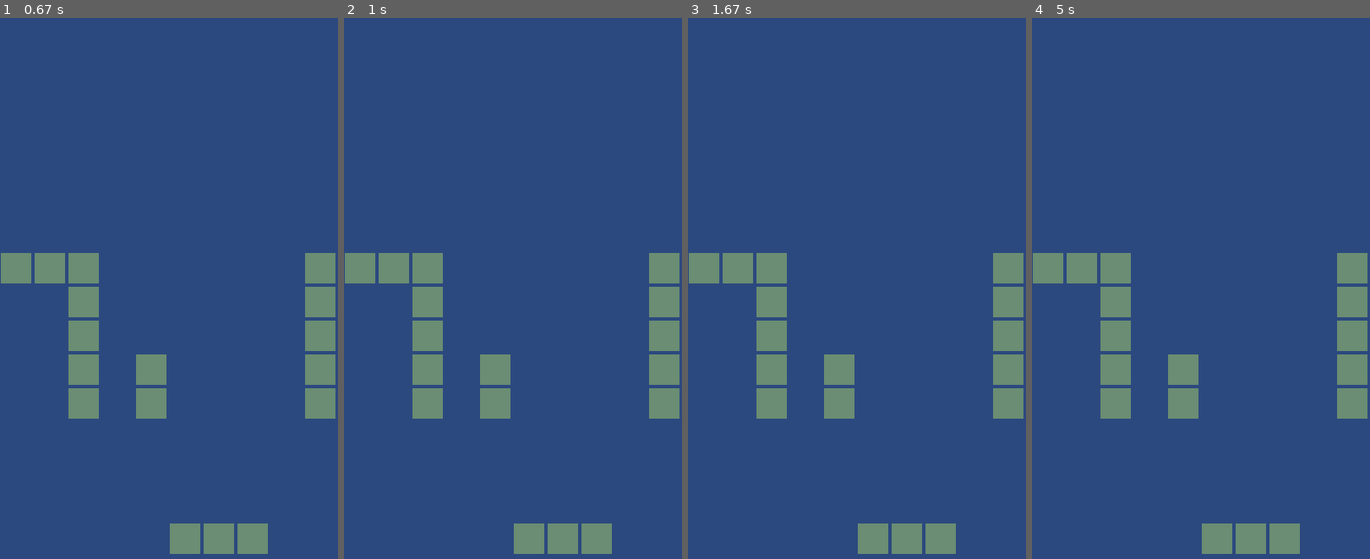
Above: before the commit, frames 1-4 (left to right).
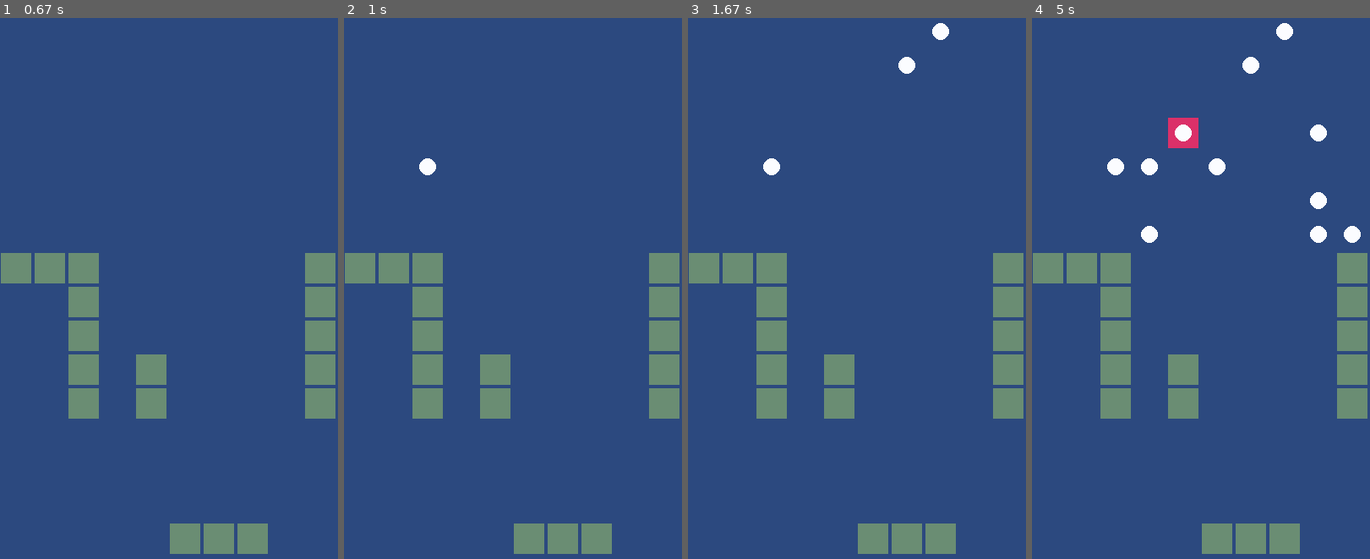
Above: after the commit, the same moments.

Repository: 8ctopotamus/battleship-pygame
Game: pygame game, started from main.py
Two runs of this game, one before a commit and one after it. Both use one fixed random seed, a clock stepped at 60 frames per second and the inputs below.
Inputs (mouse positions are in pixels of both pictures, inside the frame that each line leads up to):
- Up to frame 1 (0.67 s): click (169, 250) at 0.38 s
- Up to frame 2 (1 s): click (408, 153) at 0.72 s
- Up to frame 3 (1.67 s): click (outside the picture) at 1.05 s; click (863, 23) at 1.38 s
- Up to frame 4 (5 s): click (1190, 137) at 1.72 s; click (1153, 115) at 2.05 s; click (1288, 191) at 2.38 s; click (1322, 196) at 2.72 s; click (1102, 120) at 3.05 s; click (1275, 88) at 3.42 s; click (1102, 212) at 3.92 s; click (1268, 164) at 4.72 s

Frame 1 is identical in both runs. In frame 2, 0.1% of the frame differs, in the area x 22-28%, y 25-30%; in frame 3, 0.4%; in frame 4, 1.7%, in the area x 22-98%, y 0-42%.

Commit message:
Human.shoot()

Diff:
--- a/main.py
+++ b/main.py
@@ -17,24 +17,30 @@
 
 class Cell:
   def __init__(self, x, y, value, visible=False):
-    self.value = value
+    self.value = value # 0 = empty, 1 = ship, 2 = hit
     self.visible = visible
+    self.hit = False
     self.x = x
     self.y = y
+    self.width = COL_SIZE - 4
+    self.height = COL_SIZE - 4
 
   def draw(self, screen, color=BLUE):
-    if self.visible and self.value != 0:
-      color = GREEN if self.value == 1 else RED
-      pygame.draw.rect(screen, color, (self.x, self.y, COL_SIZE - 4, COL_SIZE - 4))
+    if self.visible:
+      if self.value != 0:
+        color = GREEN if self.value == 1 else RED
+        pygame.draw.rect(screen, color, (self.x, self.y, self.width, self.height))
+      if self.hit:
+        pygame.draw.circle(screen, WHITE, (self.x+self.width/2, self.y+self.height/2), 10)
 
 class Player:
   shotsFired = []
 
   def __init__(self, grid):
-    self.grid = [] # list(map(lambda row : list(map(lambda col : Cell(row[0], col[0], col[1]), enumerate(row[1]))), enumerate(grid)))
     isHuman = isinstance(self, Human)
     offset = HEIGHT / 2 if isHuman else 0
-    visible = True if isHuman else 0
+    visible = True if isHuman else False
+    self.grid = [] # list(map(lambda row : list(map(lambda col : Cell(row[0], col[0], col[1]), enumerate(row[1]))), enumerate(grid)))
     for row in enumerate(grid):
       for col in enumerate(row[1]):
         self.grid.append(Cell(col[0]*COL_SIZE + 1, (row[0]*COL_SIZE)+offset+1, col[1], visible))
@@ -43,25 +49,37 @@
   def __init__(self, grid):
     super().__init__(grid)
 
+  def shoot(self, bot):
+    x, y = pygame.mouse.get_pos();
+    print(x)
+    print(y)
+    for cell in bot.grid:
+      if (cell.x >= x and cell.y >= y):
+        pprint(vars(cell))
+        cell.visible = True
+        cell.hit = True
+        if (cell.value == 1):
+          cell.value = 2
+        break
+
 class Bot(Player):
   def __init__(self, grid):
     super().__init__(grid)
 
-def handleInputs():
+def handleInputs(human, bot):
   for event in pygame.event.get():
+    if event.type == pygame.MOUSEBUTTONDOWN:
+      human.shoot(bot)
     if event.type == pygame.QUIT:
       quit()
-    if event.type == pygame.MOUSEBUTTONDOWN:
-      x, y = pygame.mouse.get_pos();
-      print(x)
-      print(y)
 
 def renderGUI(screen, players):
   screen.fill(BLUE)
   for player in players:
     for cell in player.grid:
       cell.draw(screen)
-  pygame.display.flip()
+  # pygame.display.flip()
+  pygame.display.update()
 
 def main():
   run = True
@@ -96,9 +114,8 @@
 
   while run:
     clock.tick(FPS)
+    handleInputs(human, bot)
     renderGUI(screen, players)
-    handleInputs()
-    pygame.display.update()
 
   quit()
 
